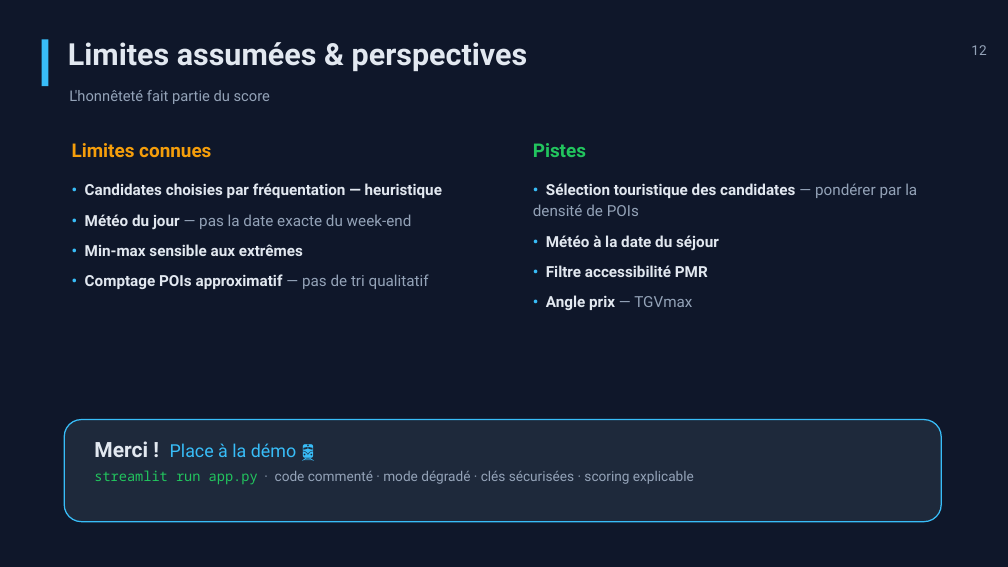
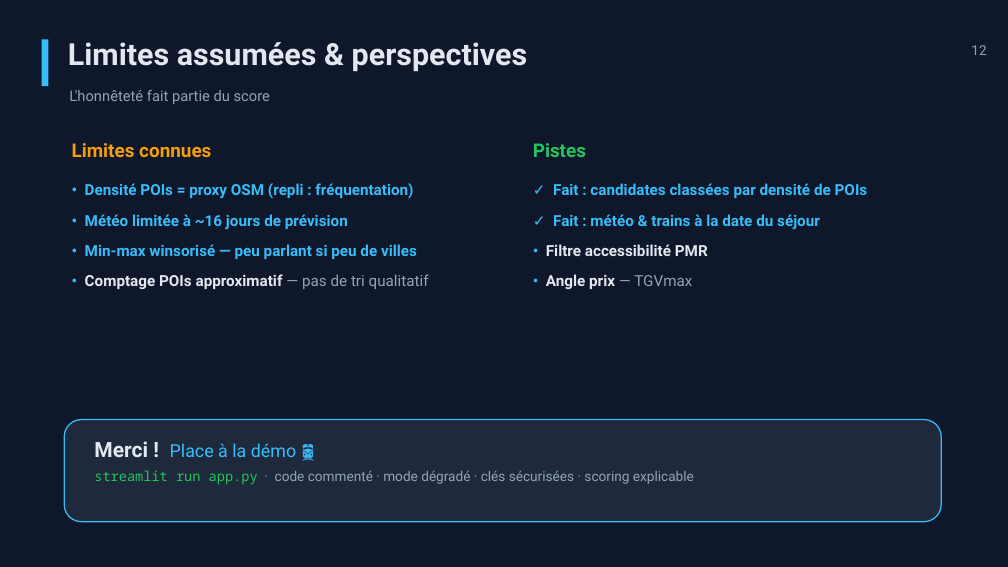
Before and after one commit to ilya32e/Tourisme-en-train, a slide deck: slide 12 of docs/presentation_escapade_v2.pptx. Drawn at 1008x567 pixels with LibreOffice and Linux fonts; fonts in the diff are those of the drawing. Boxes give left, top, right and bottom in pixels: in the first picture for what was removed or moved away, otherwise in the second. Text is boxed around its words. In the diff, an @@ line names an element or a change of style, - is before the commit and + after.

```diff
--- a/docs/presentation_escapade_v2.pptx
+++ b/docs/presentation_escapade_v2.pptx
@@ text at [85,183,417,259]: text changed; text colour #E2E8F0 to #38BDF8 @@
-• Candidates choisies par fréquentation — heuristique
-• Météo du jour — pas la date exacte du week-end
-• Min-max sensible aux extrêmes
+• Densité POIs = proxy OSM (repli : fréquentation)
+• Météo limitée à ~16 jours de prévision
+• Min-max winsorisé — peu parlant si peu de villes
@@ text at [553,183,868,230]: text changed; text colour #E2E8F0 to #38BDF8 @@
-• Sélection touristique des candidates — pondérer par la densité de POIs
-• Météo à la date du séjour
+✓ Fait : candidates classées par densité de POIs
+✓ Fait : météo & trains à la date du séjour
```
Also in this commit, not shown: 6 other slides changed, 4 other files.
